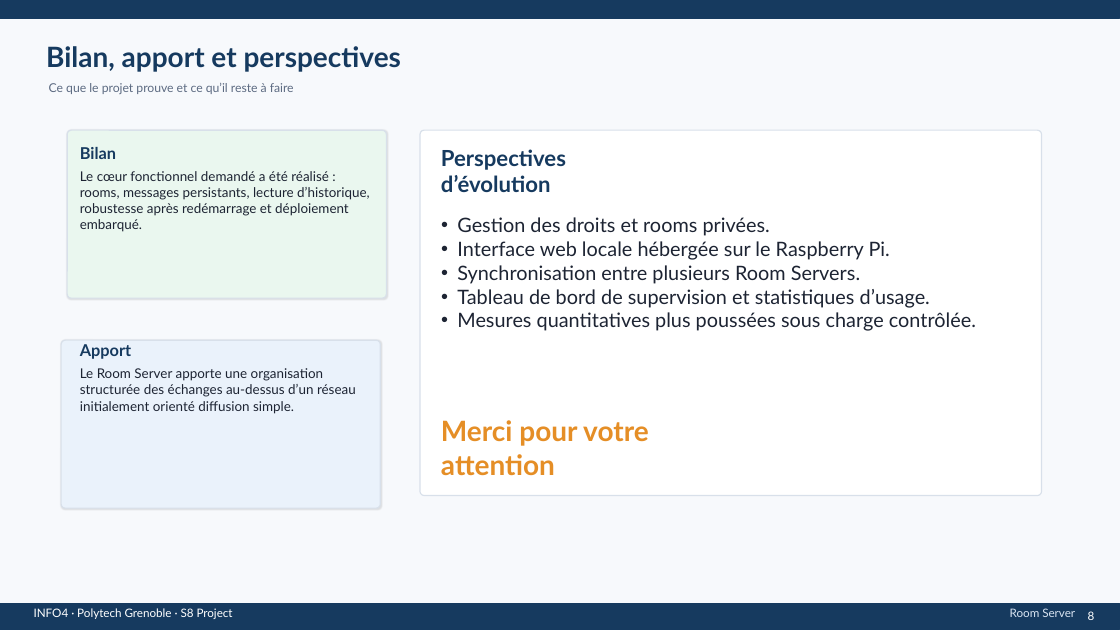
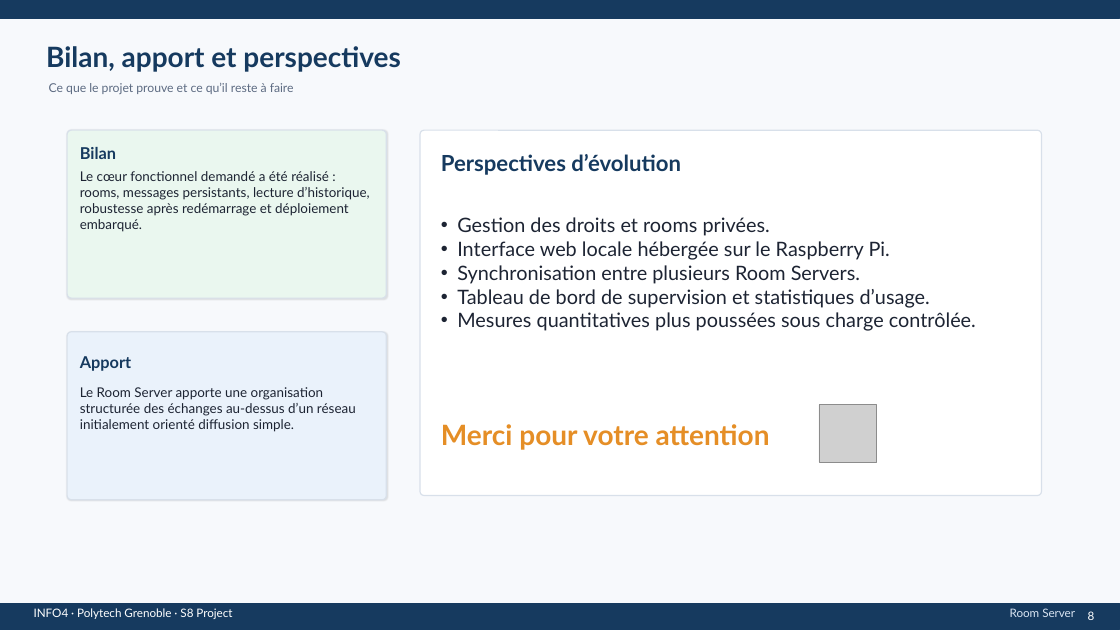
Before and after one commit to arhis222/Meshtastic-LoRa-Room-Server-Documents, a slide deck: slide 8 of documents/Presentations/Room_Server_Soutenance.pptx. Drawn at 1120x630 pixels with LibreOffice and Linux fonts; fonts in the diff are those of the drawing; grey boxes stand for pictures. Boxes give left, top, right and bottom in pixels: in the first picture for what was removed or moved away, otherwise in the second. Text is boxed around its words. In the diff, an @@ line names an element or a change of style, - is before the commit and + after.

Commit message:
powerpoint updated

```diff
--- a/documents/Presentations/Room_Server_Soutenance.pptx
+++ b/documents/Presentations/Room_Server_Soutenance.pptx
@@ text "Perspectives d’évolution" rewrapped from bbox=[441, 149, 566, 192] to bbox=[441, 154, 681, 175] @@
@@ rounded rectangle: place and size @@
-rounded rectangle at bbox=[61, 340, 381, 508]
+rounded rectangle at bbox=[67, 332, 386, 500]
@@ text "Apport": place and size @@
-text "Apport" at bbox=[80, 344, 131, 359]
+text "Apport" at bbox=[80, 356, 131, 371]
@@ text "Le Room Server apporte une ...": place and size @@
-text "Le Room Server apporte une ..." at bbox=[80, 368, 356, 414]
+text "Le Room Server apporte une ..." at bbox=[80, 387, 356, 432]
@@ picture added at bbox=[819, 405, 876, 462] @@
@@ text "Merci pour votre attention" rewrapped from bbox=[441, 420, 649, 476] to bbox=[441, 424, 770, 450] @@
```
Also in this commit, not shown: 5 other slides changed, 5 other files.
